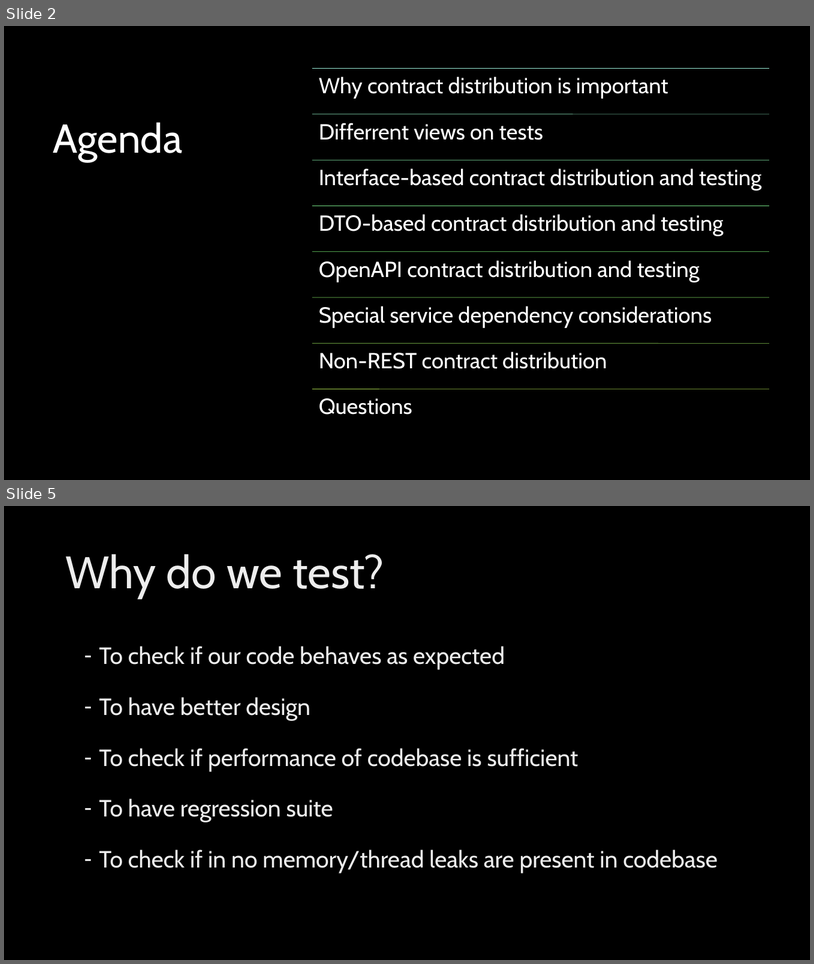
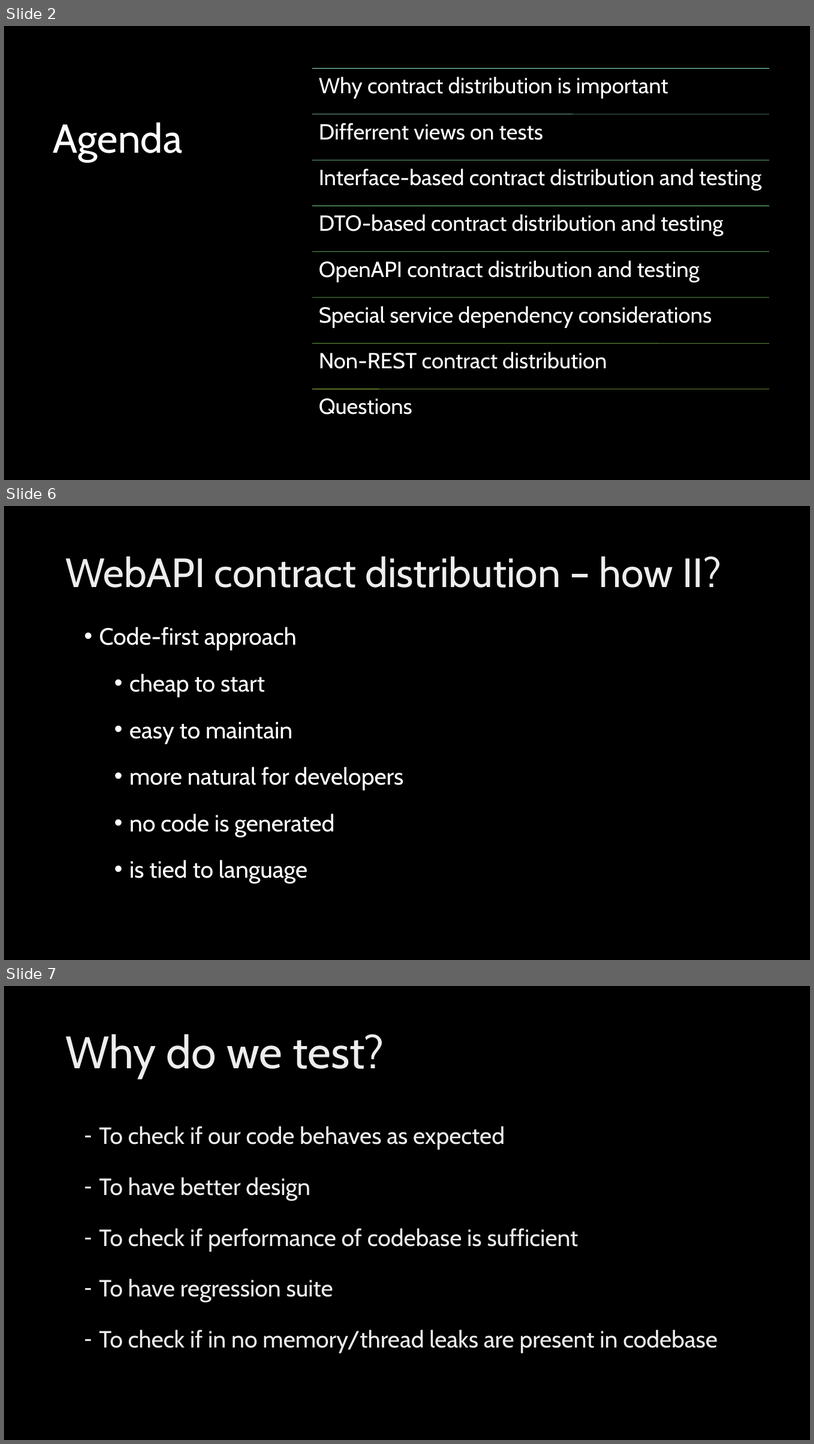
Before and after one commit to KonradGalczynski/Learning, a slide deck: ContractDistribution/ContractDistribution.pptx. Shown one above the other, each under a label of ours: slides 2 and 5 before the commit, slides 2, 6 and 7 after it; the slides between them are not shown. The pictures are 814x964 and 814x1444 pixels, drawn with LibreOffice and Linux fonts; fonts in the diff are those of the drawing; background and template pictures are left out. Boxes give left, top, right and bottom in pixels: in the first picture for what was removed or moved away, otherwise in the second. Text is boxed around its words. In the diff, an @@ line names an element or a change of style, - is before the commit and + after.

Commit message:
new version of contract

```diff
--- a/ContractDistribution/ContractDistribution.pptx
+++ b/ContractDistribution/ContractDistribution.pptx
@@ slide 6 added at (4,506,810,960), background picture (left out) @@
@@ title added at (65,556,722,588), 48.6 pt, text gradient #BFBFBF to #EDEDED to #FFFFFF @@
+WebAPI contract distribution – how II?
@@ text added at (99,627,404,883), 28 pt, text #FFFFFF @@
+• Code-first approach
+  • cheap to start
+  • easy to maintain
+  • more natural for developers
+  • no code is generated
+  • is tied to language
@@ what was slide 5 is now slide 7 @@
```
Also in this commit, not shown: 5 slides changed, 3 other slides added, 2 slides removed, 6 other files.
